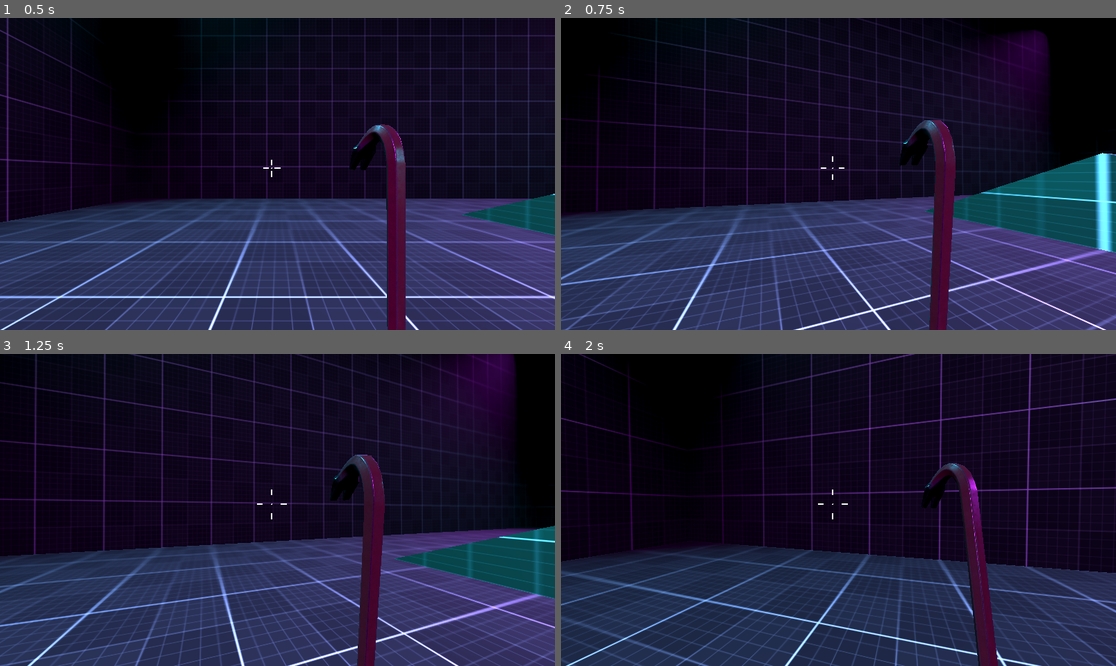
Above: before the commit, frames 1-4 (two rows, left to right).
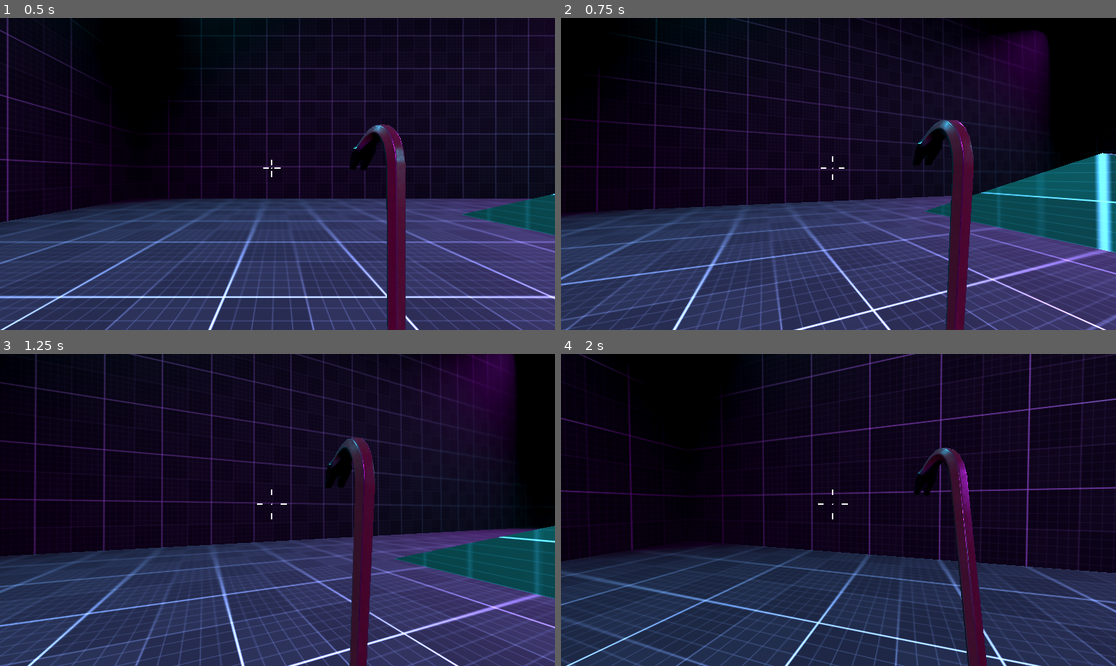
Above: after the commit, the same moments.

Repository: valentinjoseph/monolith
Game: Godot game, scene res://Scenes/Levels/level_001.tscn
The game is run twice, just before and just after one commit, with the same random seed, the same clock (stepped at 60 frames per second) and the same inputs.
Inputs (mouse positions are in pixels of both pictures, inside the frame that each line leads up to):
- Up to frame 1 (0.5 s): no input
- Up to frame 2 (0.75 s): move the mouse to (866, 174) at 0.52 s; hold W (move_forward) from 0.53 s (still down); hold C (crouch) from 0.53 s (still down)
- Up to frame 3 (1.25 s): keep holding W (move_forward); keep holding C (crouch); tap Space (jump) at 0.77 s
- Up to frame 4 (2 s): keep holding W (move_forward); move the mouse to (810, 510) at 1.27 s; release C (crouch) at 1.28 s; tap C (crouch) at 1.35 s; tap Space (jump) at 1.52 s

Frame 1 is identical in both runs. In frame 2, 4.8% of the frame differs, in the area x 61-75%, y 32-100%; in frame 3, 2.9%; in frame 4, 3.1%.

Commit message:
UPDATE_1902

Diff:
--- a/Scenes/Levels/level_001.tscn
+++ b/Scenes/Levels/level_001.tscn
@@ -130,6 +130,11 @@
 [sub_resource type="ConcavePolygonShape3D" id="ConcavePolygonShape3D_7xcdj"]
 data = PackedVector3Array(-10, 0.05, 10, 10, 0.05, 10, -10, -0.05, 10, 10, 0.05, 10, 10, -0.05, 10, -10, -0.05, 10, 10, …(464 unchanged characters)…
 
+[sub_resource type="BoxMesh" id="BoxMesh_gb2p6"]
+
+[sub_resource type="ConcavePolygonShape3D" id="ConcavePolygonShape3D_n4li1"]
+data = PackedVector3Array(-0.5, 0.5, 0.5, 0.5, 0.5, 0.5, -0.5, -0.5, 0.5, 0.5, 0.5, 0.5, 0.5, -0.5, 0.5, -0.5, -0.5, 0.5, 0.5, 0.5, -0.5, -0.5, 0.5, -0.5, 0.5, -0.5, -0.5, -0.5, 0.5, -0.5, -0.5, -0.5, -0.5, 0.5, -0.5, -0.5, 0.5, 0.5, 0.5, 0.5, 0.5, -0.5, 0.5, -0.5, 0.5, 0.5, 0.5, -0.5, 0.5, -0.5, -0.5, 0.5, -0.5, 0.5, -0.5, 0.5, -0.5, -0.5, 0.5, 0.5, -0.5, -0.5, -0.5, -0.5, 0.5, 0.5, -0.5, -0.5, 0.5, -0.5, -0.5, -0.5, 0.5, 0.5, 0.5, -0.5, 0.5, 0.5, 0.5, 0.5, -0.5, -0.5, 0.5, 0.5, -0.5, 0.5, -0.5, 0.5, 0.5, -0.5, -0.5, -0.5, 0.5, 0.5, -0.5, 0.5, -0.5, -0.5, -0.5, 0.5, -0.5, 0.5, 0.5, -0.5, -0.5, -0.5, -0.5, -0.5)
+
 [node name="Level_001" type="Node3D"]
 
 [node name="PlayerController" parent="." instance=ExtResource("2_5kh5m")]
@@ -451,3 +456,39 @@
 light_energy = 16.0
 spot_range = 50.0
 spot_attenuation = 0.5
+
+[node name="Platform" type="StaticBody3D" parent="."]
+transform = Transform3D(1, 0, 0, 0, 0.1, 0, 0, 0, 1, 14.8488, 1.97462, 23.2095)
+
+[node name="MeshInstance3D" type="MeshInstance3D" parent="Platform"]
+mesh = SubResource("BoxMesh_gb2p6")
+
+[node name="CollisionShape3D" type="CollisionShape3D" parent="Platform"]
+shape = SubResource("ConcavePolygonShape3D_n4li1")
+
+[node name="Platform2" type="StaticBody3D" parent="."]
+transform = Transform3D(1, 0, 0, 0, 0.1, 0, 0, 0, 1, 17.9682, 2.84747, 23.2095)
+
+[node name="MeshInstance3D" type="MeshInstance3D" parent="Platform2"]
+mesh = SubResource("BoxMesh_gb2p6")
+
+[node name="CollisionShape3D" type="CollisionShape3D" parent="Platform2"]
+shape = SubResource("ConcavePolygonShape3D_n4li1")
+
+[node name="Platform3" type="StaticBody3D" parent="."]
+transform = Transform3D(1, 0, 0, 0, 0.1, 0, 0, 0, 1, 17.9682, 3.87847, 20.1198)
+
+[node name="MeshInstance3D" type="MeshInstance3D" parent="Platform3"]
+mesh = SubResource("BoxMesh_gb2p6")
+
+[node name="CollisionShape3D" type="CollisionShape3D" parent="Platform3"]
+shape = SubResource("ConcavePolygonShape3D_n4li1")
+
+[node name="Platform4" type="StaticBody3D" parent="."]
+transform = Transform3D(1, 0, 0, 0, 0.1, 0, 0, 0, 1, 17.9682, 4.92044, 17.3791)
+
+[node name="MeshInstance3D" type="MeshInstance3D" parent="Platform4"]
+mesh = SubResource("BoxMesh_gb2p6")
+
+[node name="CollisionShape3D" type="CollisionShape3D" parent="Platform4"]
+shape = SubResource("ConcavePolygonShape3D_n4li1")
--- a/Scenes/PlayerController/PlayerController.tscn
+++ b/Scenes/PlayerController/PlayerController.tscn
@@ -457,8 +457,9 @@
 
 [sub_resource type="SphereShape3D" id="SphereShape3D_ejk6p"]
 
-[node name="PlayerController" type="CharacterBody3D" node_paths=PackedStringArray("crouch_shapecast", "camera_controller")]
+[node name="PlayerController" type="CharacterBody3D" node_paths=PackedStringArray("weapon_controller", "crouch_shapecast", "camera_controller")]
 script = ExtResource("1_p0mwa")
+weapon_controller = NodePath("CameraController/Camera3D/WeaponRig/Weapon")
 crouch_shapecast = NodePath("CrouchShapeCast")
 camera_controller = NodePath("CameraController/Camera3D")
 
@@ -484,7 +485,7 @@
 transform = Transform3D(1, 0, 0, 0, 1, 0, 0, 0, 1, 0, -0.00614738, 0)
 
 [node name="Weapon" parent="CameraController/Camera3D/WeaponRig" instance=ExtResource("3_wh8nb")]
-transform = Transform3D(0, 0, 0, 0, 0, 0, 0, 0, 0, 0.13, -0.165, -0.22)
+transform = Transform3D(-0.992541, 0.12189, 0.0024289, 0.00451701, 0.0168577, 0.999848, 0.12183, 0.992401, -0.0172825, 0.13, -0.165, -0.22)
 
 [node name="AnimationPlayer" type="AnimationPlayer" parent="."]
 libraries = {
--- a/Scenes/PlayerController/StateMachine/CrouchingPlayerState.gd
+++ b/Scenes/PlayerController/StateMachine/CrouchingPlayerState.gd
@@ -6,6 +6,10 @@
 @export var acceleration: float = 0.1
 @export var deceleration : float = 0.25
 @export_range(1, 6, 0.1) var crouch_speed : float = 4.0
+
+@export var weapon_bob_spd: float= 2.0
+@export var weapon_bob_h: float = 1.5
+@export var weapon_bob_v : float = 0.7
 
 @onready var crouch_shapecast : ShapeCast3D = %CrouchShapeCast
 
@@ -27,6 +31,9 @@
 	player.update_input(speed,acceleration,deceleration)
 	player.update_velocity()
 
+	weapon.sway_weapon(delta, false)
+	weapon._weapon_bob(delta, weapon_bob_spd, weapon_bob_h, weapon_bob_v)
+
 	if Input.is_action_just_released("crouch"):
 		uncrouch()
 	elif Input.is_action_pressed("crouch")==false and released==false:
--- a/Scenes/PlayerController/StateMachine/FallingPlayerState.gd
+++ b/Scenes/PlayerController/StateMachine/FallingPlayerState.gd
@@ -6,6 +6,10 @@
 @export var acceleration: float = 0.1
 @export var deceleration : float = 0.25
 @export var double_jump_velocity : float = 4.5
+
+@export var weapon_bob_spd: float= 1.0
+@export var weapon_bob_h: float = 1.0
+@export var weapon_bob_v : float = 4.0
 
 var double_jump : bool = false
 
@@ -20,6 +24,9 @@
 	player.update_input(speed,acceleration,deceleration)
 	player.update_velocity()
 
+	weapon.sway_weapon(delta, false)
+	weapon._weapon_bob(delta, weapon_bob_spd, weapon_bob_h, weapon_bob_v)
+
 	if Input.is_action_just_pressed("jump") and double_jump==false:
 		double_jump=true
 		player.velocity.y=double_jump_velocity
--- a/Scenes/PlayerController/StateMachine/IdlePlayerState.gd
+++ b/Scenes/PlayerController/StateMachine/IdlePlayerState.gd
@@ -19,6 +19,8 @@
 	player.update_input(speed,acceleration,deceleration)
 	player.update_velocity()
 
+	weapon.sway_weapon(delta, true)
+
 	if Input.is_action_just_pressed("crouch") and player.is_on_floor():
 		transition.emit("CrouchingPlayerState")
 
--- a/Scenes/PlayerController/StateMachine/JumpingPlayerState.gd
+++ b/Scenes/PlayerController/StateMachine/JumpingPlayerState.gd
@@ -9,6 +9,9 @@
 @export var double_jump_velocity : float = 4.5
 @export_range(0.5, 1.0, 0.1) var input_multiplier: float = 0.85
 
+@export var weapon_bob_spd: float= 1.0
+@export var weapon_bob_h: float = 1.0
+@export var weapon_bob_v : float = 4.0
 
 var double_jump : bool = false
 
@@ -24,6 +27,9 @@
 	player.update_input(speed * input_multiplier,acceleration,deceleration)
 	player.update_velocity()
 
+	weapon.sway_weapon(delta, false)
+	weapon._weapon_bob(delta, weapon_bob_spd, weapon_bob_h, weapon_bob_v)
+
 	if Input.is_action_just_pressed("jump") and double_jump==false:
 		double_jump=true
 		player.velocity.y=double_jump_velocity
--- a/Scenes/PlayerController/StateMachine/PlayerMovementState.gd
+++ b/Scenes/PlayerController/StateMachine/PlayerMovementState.gd
@@ -4,10 +4,13 @@
 
 var player: Player
 var animation : AnimationPlayer
+var weapon: WeaponController
 
 func _ready():
 	await owner.ready
 	player = owner as Player
 	animation = player.AnimPlayer
+	weapon = player.weapon_controller
+
 func _process(delta):
 	pass
--- a/Scenes/PlayerController/StateMachine/SprintingPlayerState.gd
+++ b/Scenes/PlayerController/StateMachine/SprintingPlayerState.gd
@@ -6,6 +6,10 @@
 @export var acceleration: float = 0.1
 @export var deceleration : float = 0.25
 @export var top_anim_speed : float = 1.6
+
+@export var weapon_bob_spd: float= 8.0
+@export var weapon_bob_h: float = 2.5
+@export var weapon_bob_v : float = 1.5
 
 func enter(previous_state) -> void:
 	if animation.is_playing() and animation.current_animation == "jumpend":
@@ -22,6 +26,10 @@
 	player.update_gravity(delta)
 	player.update_input(speed,acceleration,deceleration)
 	player.update_velocity()
+
+	weapon.sway_weapon(delta, false)
+	weapon._weapon_bob(delta, weapon_bob_spd, weapon_bob_h, weapon_bob_v)
+
 	set_animation_speed(player.velocity.length())
 
 	if Input.is_action_just_released("sprint"):
--- a/Scenes/PlayerController/StateMachine/WalkingPlayerState.gd
+++ b/Scenes/PlayerController/StateMachine/WalkingPlayerState.gd
@@ -7,6 +7,9 @@
 @export var deceleration : float = 0.25
 @export var top_anim_speed : float = 2.2
 
+@export var weapon_bob_spd: float= 6.0
+@export var weapon_bob_h: float = 2.0
+@export var weapon_bob_v : float = 1.0
 func enter(previous_state) -> void:
 	if animation.is_playing() and animation.current_animation == "jumpend":
 		await animation.animation_finished
@@ -21,6 +24,10 @@
 	player.update_gravity(delta)
 	player.update_input(speed,acceleration,deceleration)
 	player.update_velocity()
+
+	weapon.sway_weapon(delta, false)
+	weapon._weapon_bob(delta, weapon_bob_spd, weapon_bob_h, weapon_bob_v)
+
 	set_animation_speed(player.velocity.length())
 
 	if Input.is_action_pressed("sprint") and player.is_on_floor():
--- a/Scenes/PlayerController/scripts/PlayerController.gd
+++ b/Scenes/PlayerController/scripts/PlayerController.gd
@@ -5,6 +5,9 @@
 var _current_rotation:float
 @export var SPEED_DEFAULT = 5.0
 @export var JUMP_VELOCITY = 4.5
+
+#weapons
+@export var weapon_controller: WeaponController
 
 
 #crouching variables
--- a/Scenes/Weapons/scripts/init_weapon.gd
+++ b/Scenes/Weapons/scripts/init_weapon.gd
@@ -1,5 +1,5 @@
 @tool
-
+class_name WeaponController
 extends Node3D
 
 @export var weapon_type: Weapons:
@@ -26,6 +26,7 @@
 var time: float = 0.0
 var idle_sway_adjustment
 var idle_sway_rotation_strength
+var weapon_bob_amount : Vector2 = Vector2(0,0)
 
 
 func _ready()->void:
@@ -52,27 +53,43 @@
 	idle_sway_rotation_strength=weapon_type.idle_sway_rotation_strength
 	random_sway_amount=weapon_type.random_sway_amount
 
-func sway_weapon(delta)-> void:
+func sway_weapon(delta, isIdle:bool)-> void:
+
 	#if Engine.is_editor_hint():
 		#return
-
-	#get random sway value from 2D noise
-	var sway_random:float=get_sway_noise()
-	var sway_random_adjusted: float= sway_random * idle_sway_adjustment #adjust sway strength
-
-	#create time with delta and set two sine values for x and y sway movement
-	time += delta * (sway_speed + sway_random)
-	random_sway_x = sin(time * 1.5 + sway_random_adjusted)/ random_sway_amount
-	random_sway_y = sin(time - sway_random_adjusted)/ random_sway_amount
-
 	#clamp mouse movement
 	mouse_movement= mouse_movement.clamp(weapon_type.sway_min, weapon_type.sway_max)
-	#lerp weapon position based on mouse movement
-	position.x = lerp(position.x, weapon_type.position.x - (mouse_movement.x * weapon_type.sway_amount_position + random_sway_x) * delta, weapon_type.sway_speed_position)
-	position.y = lerp(position.y, weapon_type.position.y + (mouse_movement.y * weapon_type.sway_amount_position + random_sway_y) * delta, weapon_type.sway_speed_position)
-	#lerp weapon rotation based on mouse movement
-	rotation_degrees.y = lerp(rotation_degrees.y, weapon_type.rotation.y + (mouse_movement.y * weapon_type.sway_amount_rotation + (random_sway_y * idle_sway_rotation_strength)) * delta, weapon_type.sway_speed_rotation)
-	rotation_degrees.x = lerp(rotation_degrees.x, weapon_type.rotation.x - (mouse_movement.x * weapon_type.sway_amount_rotation + (random_sway_x * idle_sway_rotation_strength)) * delta, weapon_type.sway_speed_rotation)
+	if isIdle:
+		#get random sway value from 2D noise
+		var sway_random:float=get_sway_noise()
+		var sway_random_adjusted: float= sway_random * idle_sway_adjustment #adjust sway strength
+
+		#create time with delta and set two sine values for x and y sway movement
+		time += delta * (sway_speed + sway_random)
+		random_sway_x = sin(time * 1.5 + sway_random_adjusted)/ random_sway_amount
+		random_sway_y = sin(time - sway_random_adjusted)/ random_sway_amount
+
+
+		#lerp weapon position based on mouse movement
+		position.x = lerp(position.x, weapon_type.position.x - (mouse_movement.x * weapon_type.sway_amount_position + random_sway_x) * delta, weapon_type.sway_speed_position)
+		position.y = lerp(position.y, weapon_type.position.y + (mouse_movement.y * weapon_type.sway_amount_position + random_sway_y) * delta, weapon_type.sway_speed_position)
+		#lerp weapon rotation based on mouse movement
+		rotation_degrees.y = lerp(rotation_degrees.y, weapon_type.rotation.y + (mouse_movement.y * weapon_type.sway_amount_rotation + (random_sway_y * idle_sway_rotation_strength)) * delta, weapon_type.sway_speed_rotation)
+		rotation_degrees.x = lerp(rotation_degrees.x, weapon_type.rotation.x - (mouse_movement.x * weapon_type.sway_amount_rotation + (random_sway_x * idle_sway_rotation_strength)) * delta, weapon_type.sway_speed_rotation)
+
+	else:
+		#lerp weapon position based on mouse movement
+		position.x = lerp(position.x, weapon_type.position.x - (mouse_movement.x * weapon_type.sway_amount_position + weapon_bob_amount.x) * delta, weapon_type.sway_speed_position)
+		position.y = lerp(position.y, weapon_type.position.y + (mouse_movement.y * weapon_type.sway_amount_position + weapon_bob_amount.y) * delta, weapon_type.sway_speed_position)
+		#lerp weapon rotation based on mouse movement
+		rotation_degrees.y = lerp(rotation_degrees.y, weapon_type.rotation.y + (mouse_movement.y * weapon_type.sway_amount_rotation) * delta, weapon_type.sway_speed_rotation)
+		rotation_degrees.x = lerp(rotation_degrees.x, weapon_type.rotation.x - (mouse_movement.x * weapon_type.sway_amount_rotation) * delta, weapon_type.sway_speed_rotation)
+
+func _weapon_bob(delta, bob_speed: float, hbob_amount: float, vbob_amount)-> void:
+	time += delta
+
+	weapon_bob_amount.x = sin(time * bob_speed) * hbob_amount
+	weapon_bob_amount.y = abs(cos(time * bob_speed) * vbob_amount)
 
 
 func get_sway_noise()->float:
@@ -83,7 +100,3 @@
 
 	var noise_location: float = sway_noise.noise.get_noise_2d(player_position.x, player_position.y)
 	return noise_location
-
-
-func _physics_process(delta: float)->void:
-	sway_weapon(delta)
Not shown: 1 places in Scenes/Levels/level_001.tscn that only renumber resources
Not shown, added: .DS_Store
Not shown, added: Scenes/.DS_Store
Not shown, added: Scenes/PlayerController/.DS_Store
